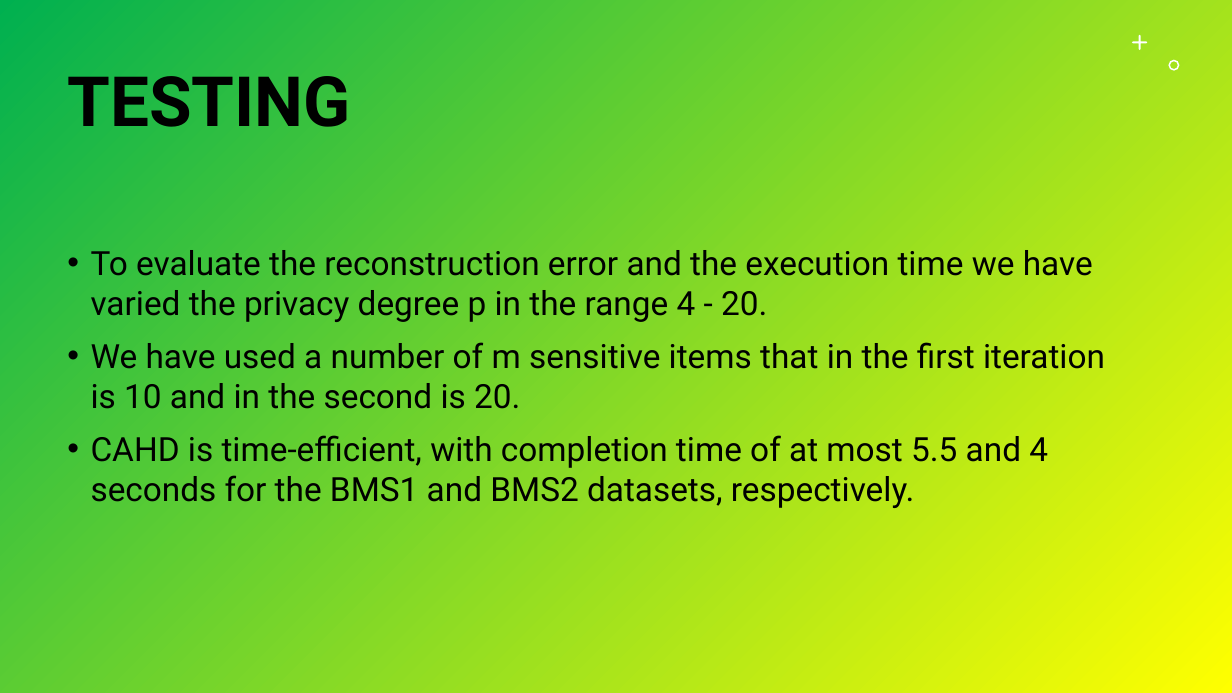
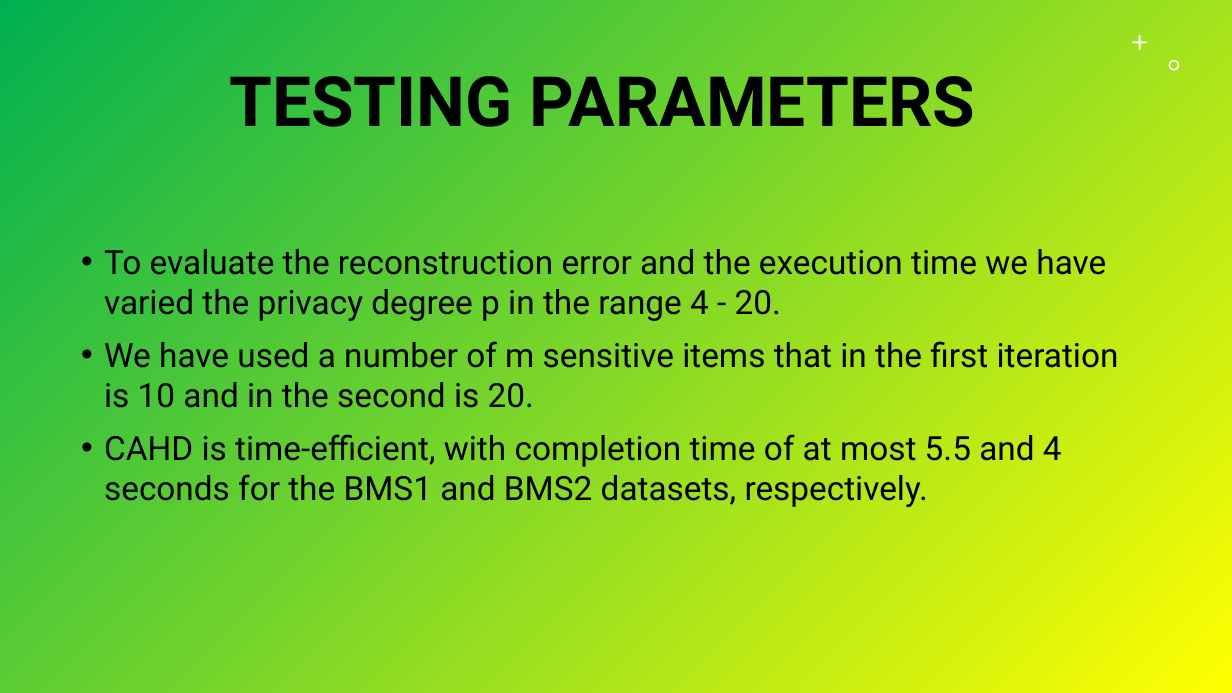
Before and after one commit to Durante94/Data-Protection-Privacy, a slide deck: slide 9 of Presentazione/presentazione.pptx (slide 11 before the commit). Drawn at 1232x693 pixels with LibreOffice and Linux fonts; fonts in the diff are those of the drawing. Boxes give left, top, right and bottom in pixels: in the first picture for what was removed or moved away, otherwise in the second. Text is boxed around its words. In the diff, an @@ line names an element or a change of style, - is before the commit and + after.

```diff
--- a/Presentazione/presentazione.pptx
+++ b/Presentazione/presentazione.pptx
@@ title at <box>229,64,975,142</box>: text changed @@
-TESTING
+TESTING PARAMETERS
@@ text "To evaluate the reconstruction error ...": place and size @@
-text "To evaluate the reconstruction error ..." at <box>91,250,1105,508</box>
+text "To evaluate the reconstruction error ..." at <box>104,249,1119,507</box>
```
Also in this commit, not shown: 12 other slides changed, 3 slides added, 5 slides removed, 1 other file.
